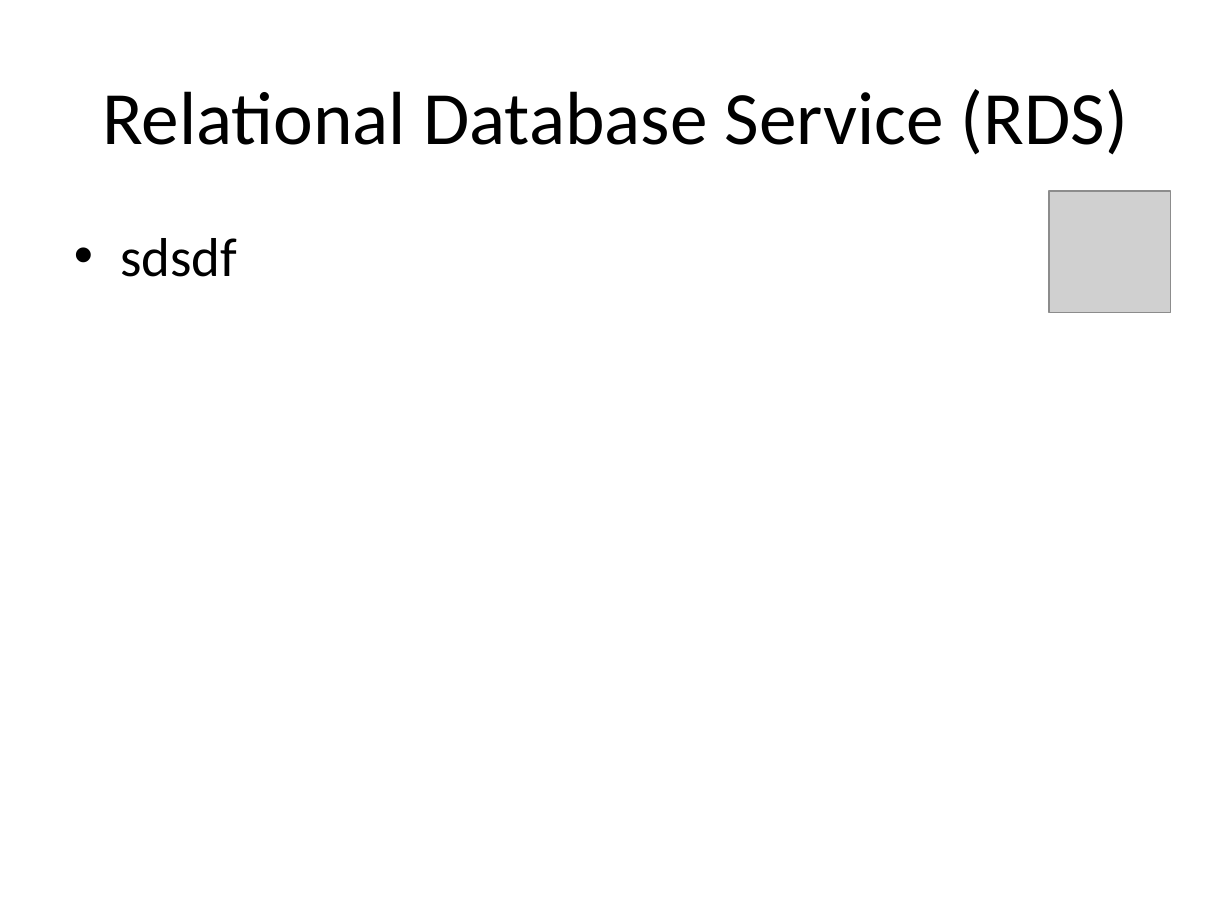
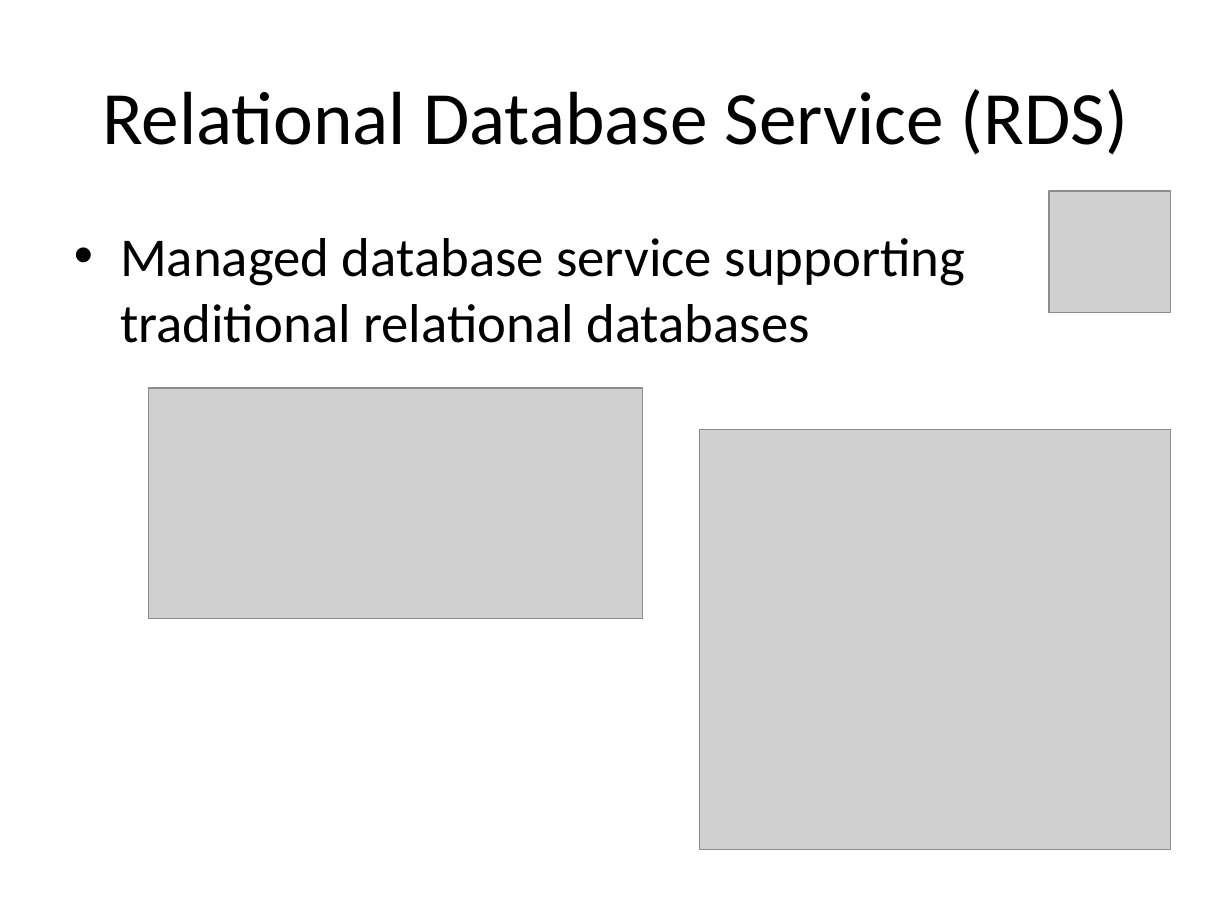
Before and after one commit to jasondbaker/infrastructure-class, a slide deck: slide 29 of infrastructure-week-5.pptx. Drawn at 1232x924 pixels with LibreOffice and Linux fonts; fonts in the diff are those of the drawing; grey boxes stand for pictures. Boxes give left, top, right and bottom in pixels: in the first picture for what was removed or moved away, otherwise in the second. Text is boxed around its words. In the diff, an @@ line names an element or a change of style, - is before the commit and + after.

```diff
--- a/infrastructure-week-5.pptx
+++ b/infrastructure-week-5.pptx
@@ text at (120,238,966,343): text changed @@
-• sdsdf
+• Managed database service supporting traditional relational databases
@@ picture added at (148,388,642,618) @@
@@ picture added at (700,430,1170,850) @@
```
Also in this commit, not shown: 3 other slides changed, 8 slides added, 1 other file.
